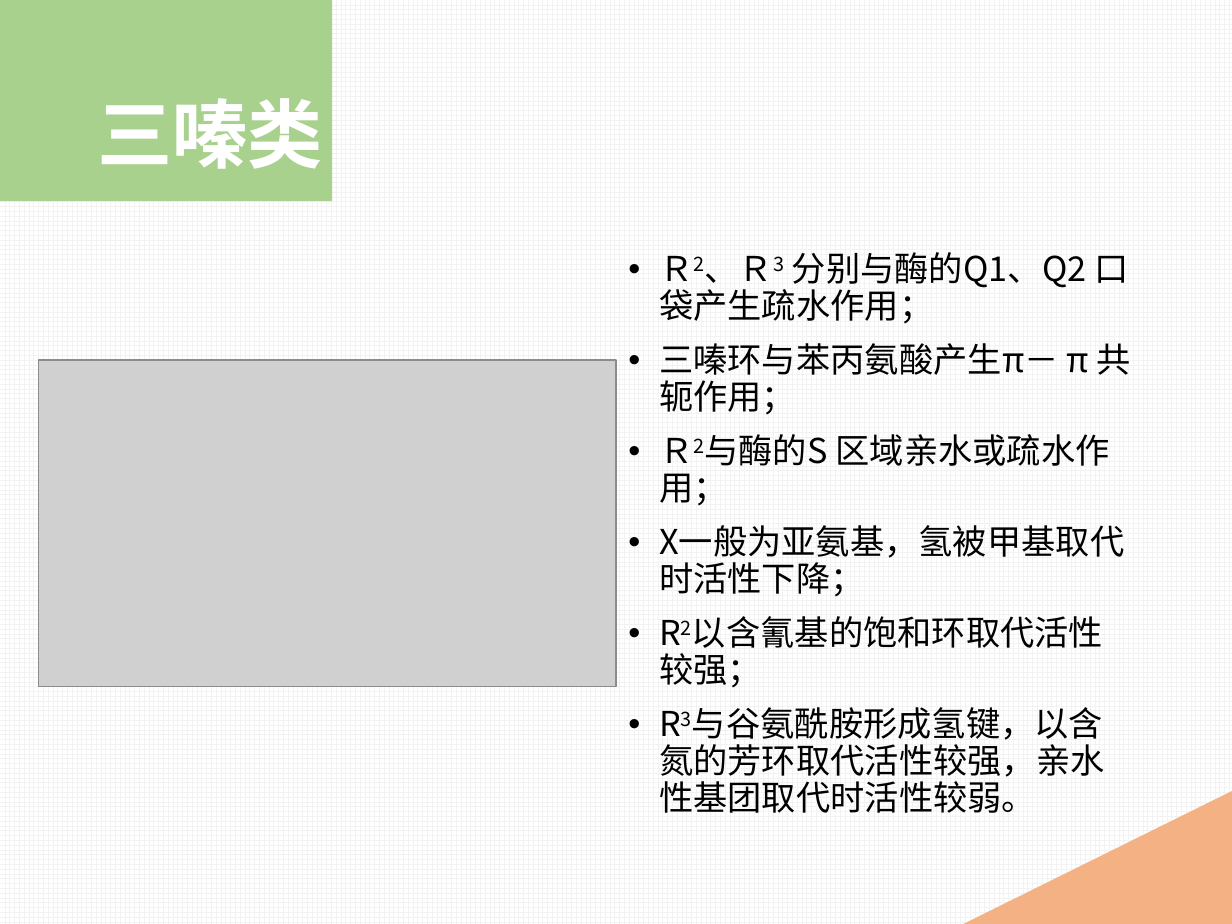
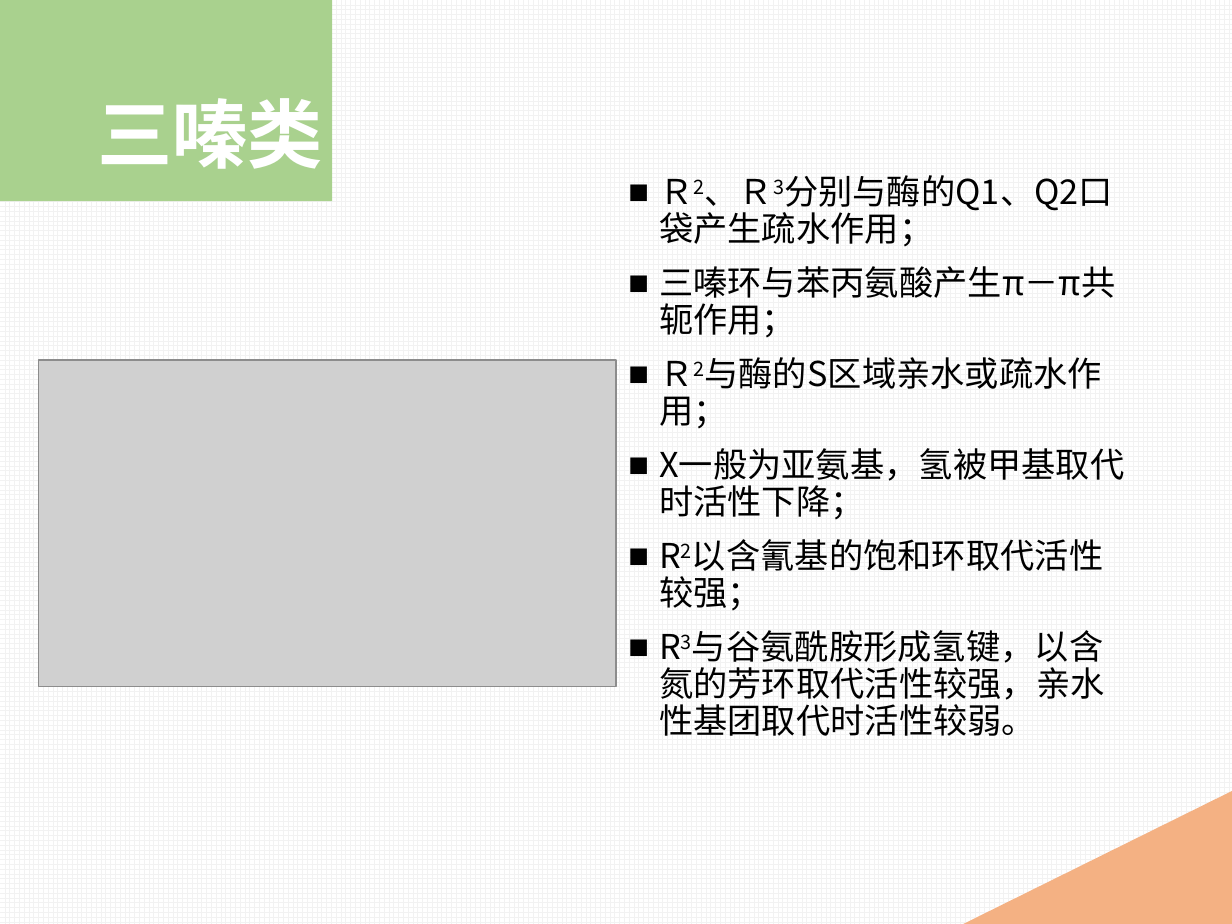
Before and after one commit to mingyong/Project-PDE, a slide deck: slide 10 of 磷酸二酯酶抑制剂.pptx. Drawn at 1232x924 pixels with LibreOffice and Linux fonts; fonts in the diff are those of the drawing; grey boxes stand for pictures. Boxes give left, top, right and bottom in pixels: in the first picture for what was removed or moved away, otherwise in the second. Text is boxed around its words. In the diff, an @@ line names an element or a change of style, - is before the commit and + after.

```diff
--- a/磷酸二酯酶抑制剂.pptx
+++ b/磷酸二酯酶抑制剂.pptx
@@ text "Ｒ2、Ｒ3分别与酶的Q1、Q2口袋产生疏水作用；": place and size @@
-text "Ｒ2、Ｒ3分别与酶的Q1、Q2口袋产生疏水作用；" at (659,252,1131,813)
+text "Ｒ2、Ｒ3分别与酶的Q1、Q2口袋产生疏水作用；" at (659,175,1124,736)
@@ text at (659,175,1115,305): text changed @@
-• Ｒ2、Ｒ3 分别与酶的Q1、Q2 口袋产生疏水作用；
-• 三嗪环与苯丙氨酸产生π－ π 共轭作用；
-• Ｒ2与酶的S 区域亲水或疏水作用；
+■ Ｒ2、Ｒ3分别与酶的Q1、Q2口袋产生疏水作用；
+■ 三嗪环与苯丙氨酸产生π－π共轭作用；
+■ Ｒ2与酶的S区域亲水或疏水作用；
@@ text at (659,448,1124,736): bullet • to ■ @@
```
Also in this commit, not shown: 5 other slides changed, 1 other file.
